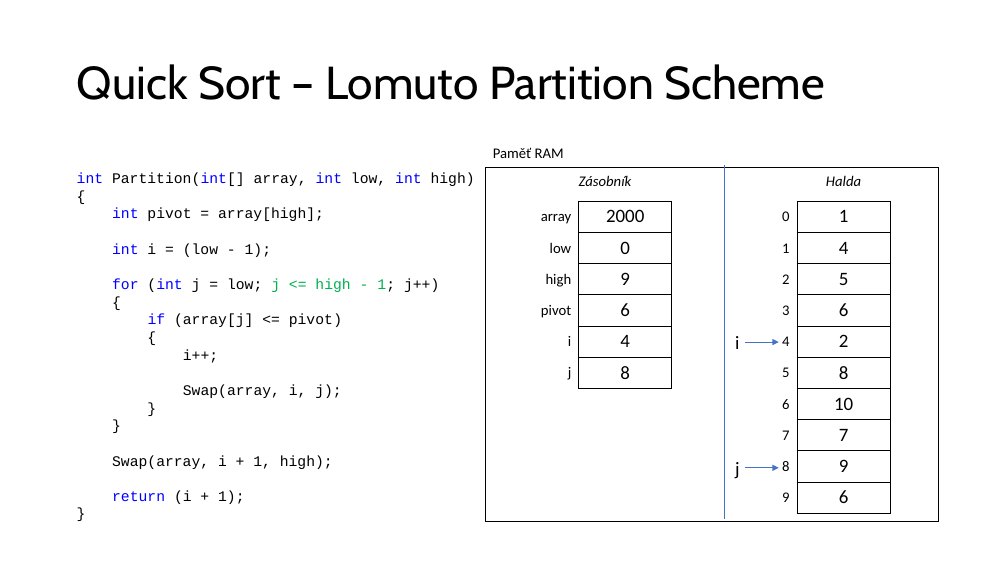
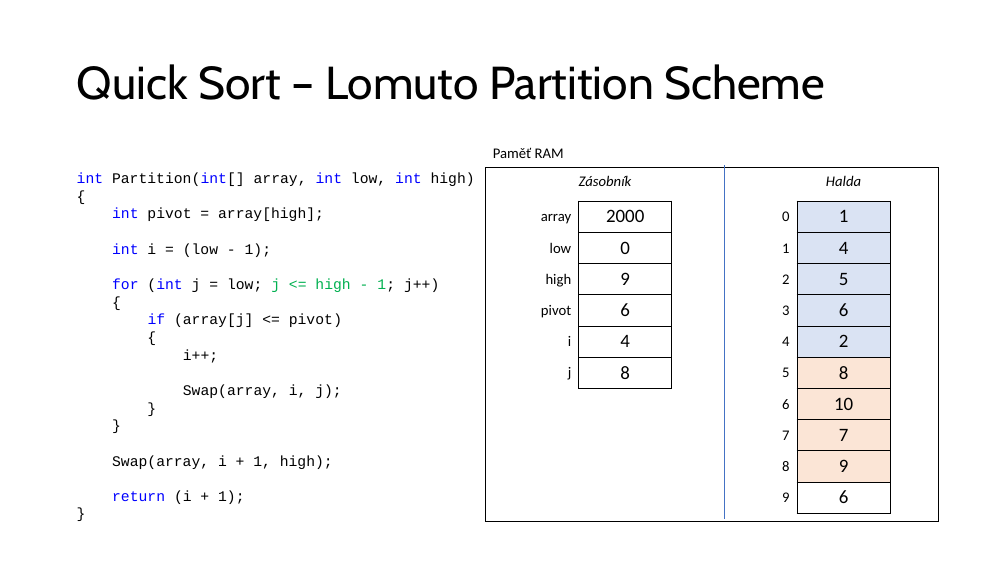
Before and after one commit to ekral/FAI, a slide deck: slide 32 of PA/seminar/Prezentace_seminar_ZAP_8_quick_sort.pptx (slide 30 before the commit). Drawn at 1008x567 pixels with LibreOffice and Linux fonts; fonts in the diff are those of the drawing. Boxes give left, top, right and bottom in pixels: in the first picture for what was removed or moved away, otherwise in the second. Text is boxed around its words. In the diff, an @@ line names an element or a change of style, - is before the commit and + after.

Commit message:
Quick Sort finished

```diff
--- a/PA/seminar/Prezentace_seminar_ZAP_8_quick_sort.pptx
+++ b/PA/seminar/Prezentace_seminar_ZAP_8_quick_sort.pptx
@@ table at <box>773,201,890,513</box> @@
@@ fill none to #DAE3F3 in 5 cells @@
@@ fill none to #FBE5D6 in 4 cells @@
@@ text removed at <box>735,336,739,349</box> @@
-i
@@ arrow removed from (745, 342) to (779, 342) @@
@@ text removed at <box>735,462,740,479</box> @@
-j
@@ arrow removed from (745, 468) to (779, 468) @@
```
Also in this commit, not shown: 23 other slides changed, 3 slides added.
